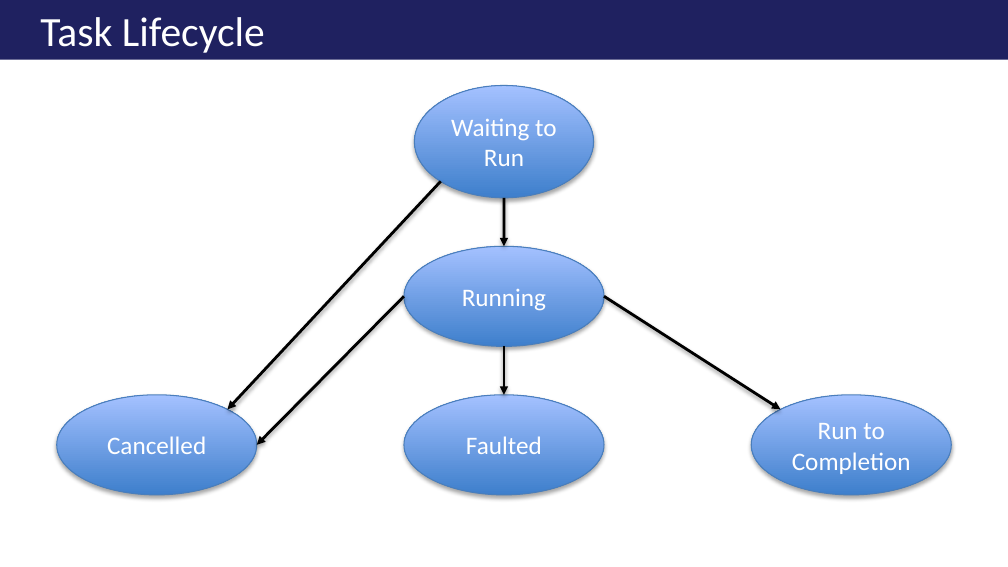
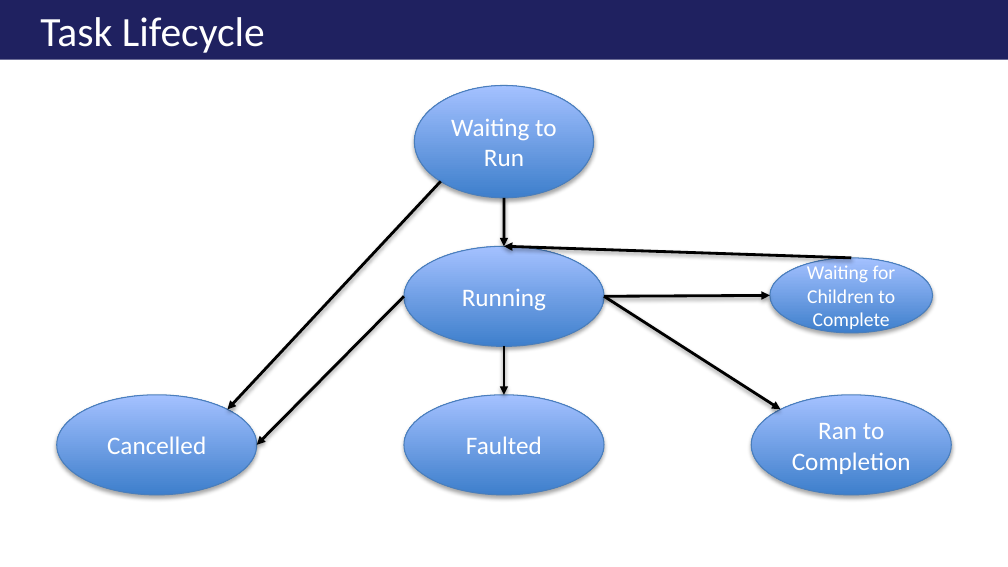
Before and after one commit to ericburcham/THasyINKnc, a slide deck: slide 22 of Presentation/THasINKync - 16x9.pptx. Drawn at 1008x567 pixels with LibreOffice and Linux fonts; fonts in the diff are those of the drawing. Boxes give left, top, right and bottom in pixels: in the first picture for what was removed or moved away, otherwise in the second. Text is boxed around its words. In the diff, an @@ line names an element or a change of style, - is before the commit and + after.

Commit message:
Finished dynamic task parallelism example.

```diff
--- a/Presentation/THasINKync - 16x9.pptx
+++ b/Presentation/THasINKync - 16x9.pptx
@@ arrow added from (852, 258) to (504, 246), #000000 2 pt @@
@@ ellipse added at box(770, 258, 932, 333), fill gradient #3F80CE to #A4C4FF, outline #4B7EBC 0.75 pt, 14 pt, text #FFFFFF @@
+Waiting for Children to Complete
@@ arrow added from (604, 296) to (770, 295), #000000 2 pt @@
@@ text in ellipse at box(792, 423, 911, 474): text changed @@
-Run to Completion
+Ran to Completion
```
Also in this commit, not shown: 1 other slide changed, 1 slide added, 10 other files.
